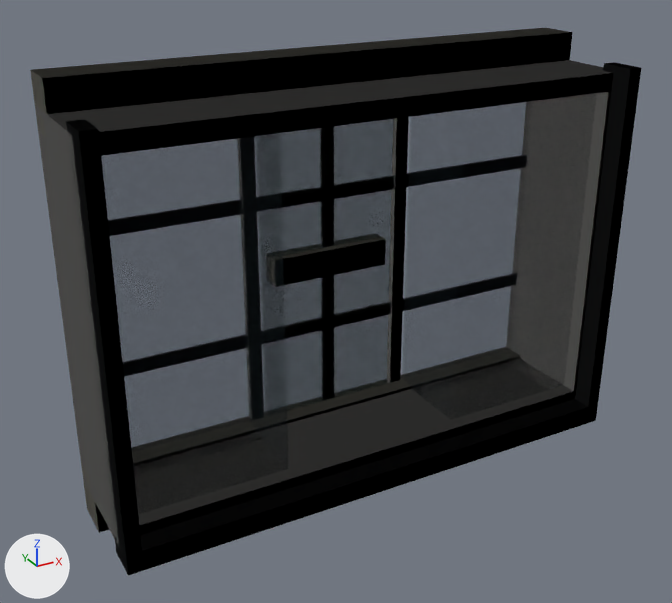
An edit to the glTF model bay_window.glb, drawn before and after from the same camera.
One viewpoint serves both versions: a camera (50 mm lens) standing at (-1.193, -2.224, 0.972) and looking at (-0.061, -0.165, -0.057). The axes (+X, +Y, +Z) are drawn at lower left. The lights are the same throughout. The first picture is the older version. Where no turn or scale is listed for an object, it has been applied to the vertices.

Script lines for the objects in view, before the commit:
```python
ob_frame = bpy.data.objects.new('frame', me_frame)
ob_frame.location = (0.0, 0.0, 0.0)
ob_glass_left = bpy.data.objects.new('glass_left', me_glass_left)
ob_glass_left.location = (0.0, 0.0, 0.0)
ob_glass_right = bpy.data.objects.new('glass_right', me_glass_right)
ob_glass_right.location = (0.0, 0.0, 0.0)
ob_glazing_extra = bpy.data.objects.new('glazing_extra', me_glazing_extra)
ob_glazing_extra.location = (0.0, 0.0, 0.0)
ob_trim_modern = bpy.data.objects.new('trim_modern', me_trim_modern)
ob_trim_modern.location = (0.0, 0.0, 0.0)
# also in view: 'trim_victorian' at (0.0, -0.035, -0.01)
```
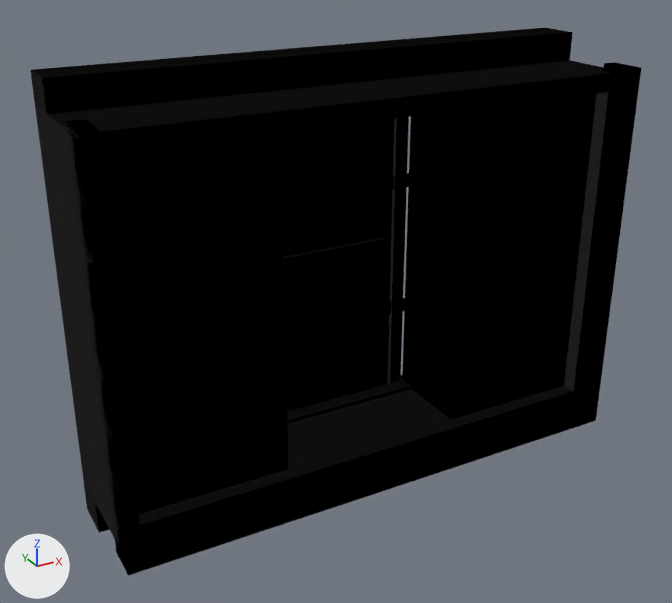
Pixel boxes [x1, y1, x2, y2] of what changed, in the pictures (672 x 603 px):
'glass_left', surface changed: [101, 133, 288, 514] in both
'frame', surface changed: [35, 60, 613, 546] in both
'glass_right', surface changed: [402, 93, 597, 419] in both
'glazing_extra', surface changed: [280, 119, 394, 411] in both

The change, as a list of edits to the scene's bpy script:
```text
Add img_image_0:
    img_image_0 = load_image('Image_0', '_unpacked/Image_0', 128, 128, 'Non-Color')
Change mat_frame_mat:
    remove # nodes: BsdfPrincipled, OutputMaterial
    remove # colours: white #f6f3f0
    nodes: BsdfPrincipled, NormalMap, OutputMaterial, TexImage
    colours: white #fafaf9
    uses the picture img_image_0
Change mat_glass_mat:
    mat_glass_mat.alpha: 0.25 -> 1.0
Change mat_triple_glaze_mat:
    mat_triple_glaze_mat.alpha: 0.2 -> 1.0
```
